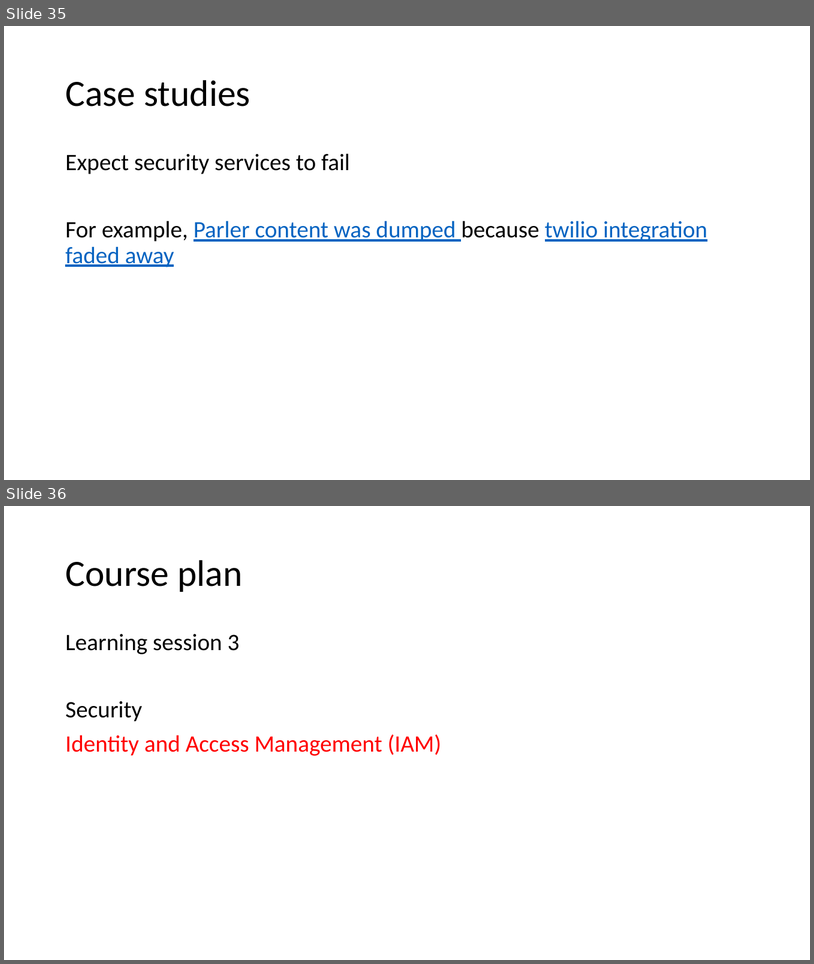
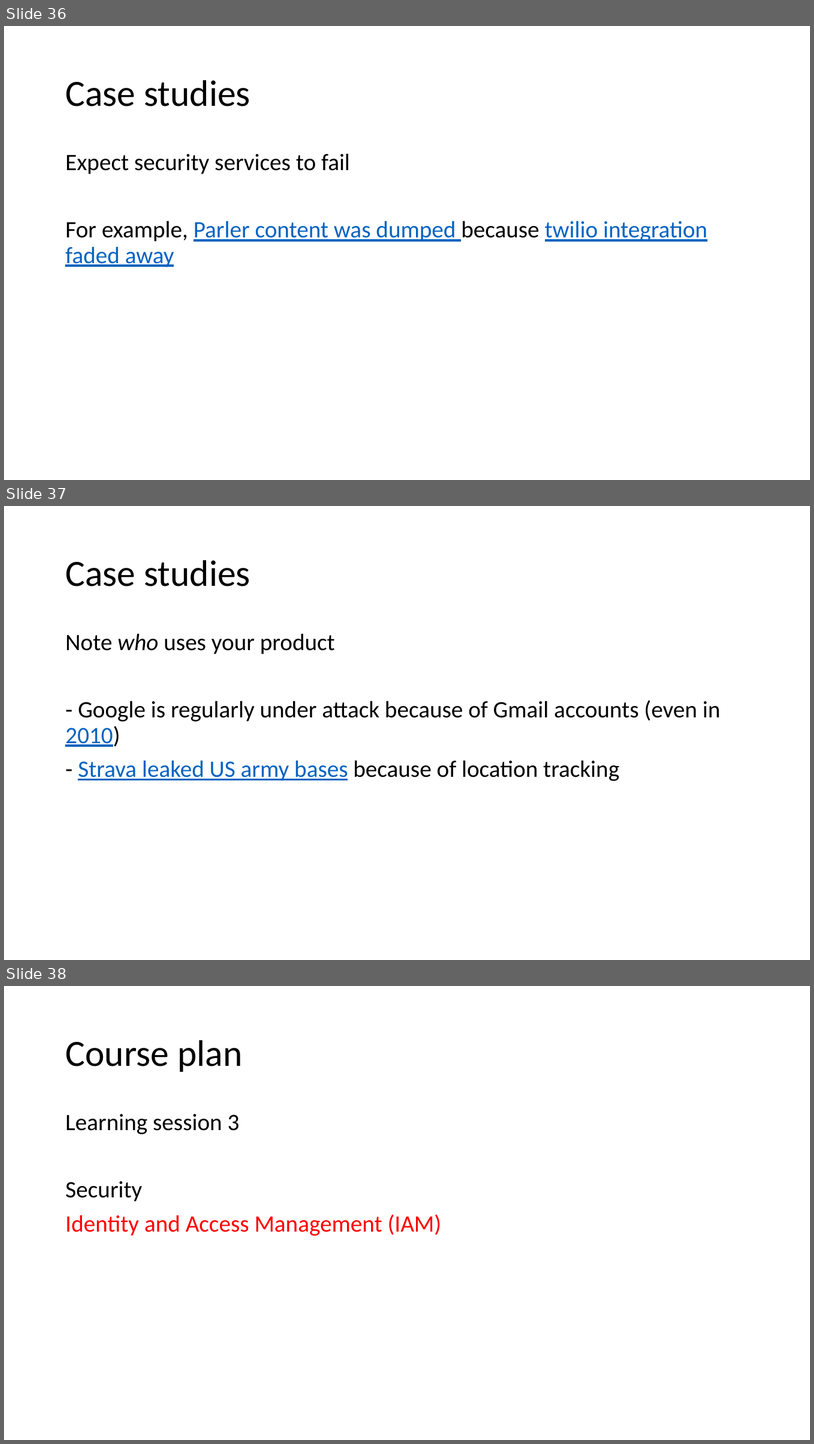
Before and after one commit to v1r7u/cloud_computing_old, a slide deck: presentations/04_Security.pptx. Shown one above the other, each under a label of ours: slides 35 and 36 before the commit, slides 36, 37 and 38 after it. The pictures are 814x964 and 814x1444 pixels, drawn with LibreOffice and Linux fonts; fonts in the diff are those of the drawing. Boxes give left, top, right and bottom in pixels: in the first picture for what was removed or moved away, otherwise in the second. Text is boxed around its words. In the diff, an @@ line names an element or a change of style, - is before the commit and + after.

```diff
--- a/presentations/04_Security.pptx
+++ b/presentations/04_Security.pptx
@@ slide 37 added at <box>4,506,810,960</box>, background #FFFFFF @@
@@ title added at <box>65,560,251,586</box>, 44 pt, text #000000 @@
+Case studies
@@ text added at <box>65,633,721,781</box>, 28 pt, text #000000 @@
+Note who uses your product
+- Google is regularly under attack because of Gmail accounts (even in 2010)
+- Strava leaked US army bases because of location tracking
@@ what was slide 35 is now slide 36 @@
@@ what was slide 36 is now slide 38 @@
```
Also in this commit, not shown: 1 other slide added, 8 other files.
